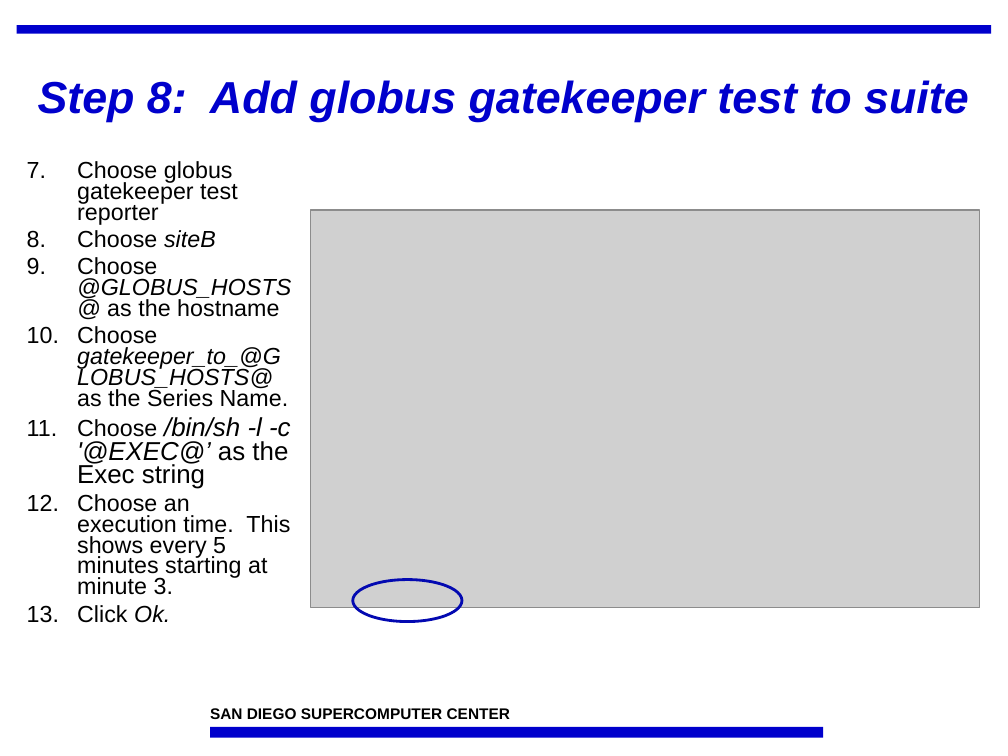
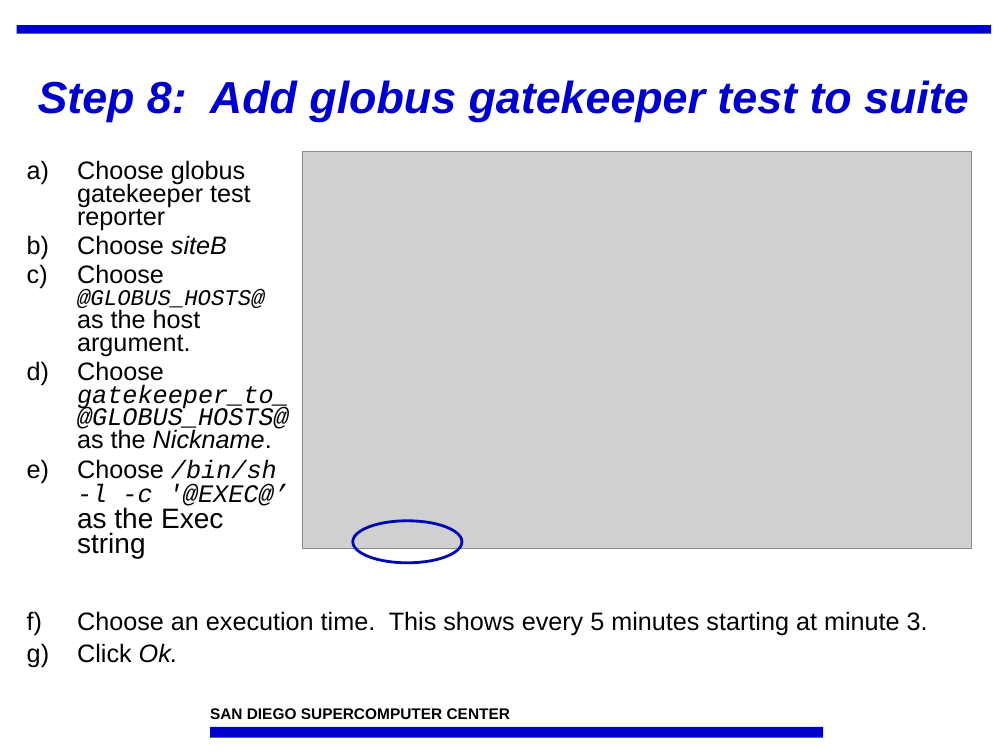
Before and after one commit to IncaProject/inca-xsede, a slide deck: slide 22 of talks/feb-06-workshop/deploy1.ppt (slide 21 before the commit). Drawn at 1008x756 pixels with LibreOffice and Linux fonts; fonts in the diff are those of the drawing; grey boxes stand for pictures; background and template pictures are left out. Boxes give left, top, right and bottom in pixels: in the first picture for what was removed or moved away, otherwise in the second. Text is boxed around its words. In the diff, an @@ line names an element or a change of style, - is before the commit and + after.

```diff
--- a/talks/feb-06-workshop/deploy1.ppt
+++ b/talks/feb-06-workshop/deploy1.ppt
@@ text at (77,160,289,558): size 16.6 to 18 pt in "Choose globus gatekeeper test reporter", "Choose siteB", "Choose"; size 18.5 to 18 pt, font Arial to Courier New in "/bin/sh -l -c '@EXEC@’"; size 18.5 to 20 pt in "as the Exec string"; bullet 1. to a) @@
@@ picture: place and size @@
-picture at (310,210,980,608)
+picture at (302,151,972,549)
@@ text at (77,264,289,449): text changed; size 16.6 to 18 pt @@
-9. Choose @GLOBUS_HOSTS@ as the hostname
-10. Choose gatekeeper_to_@GLOBUS_HOSTS@ as the Series Name.
+c) Choose @GLOBUS_HOSTS@ as the host argument.
+d) Choose gatekeeper_to_@GLOBUS_HOSTS@ as the Nickname.
@@ text at (77,494,290,623): paragraphs removed @@
-12. Choose an execution time. This shows every 5 minutes starting at minute 3.
-13. Click Ok.
@@ ellipse: place and size @@
-ellipse at (353,580,462,622)
+ellipse at (353,521,462,563)
@@ text added at (77,611,928,663), 18 pt, text #000000 @@
+f) Choose an execution time. This shows every 5 minutes starting at minute 3.
+g) Click Ok.
```
Also in this commit, not shown: 19 other slides changed, 1 slide added.
